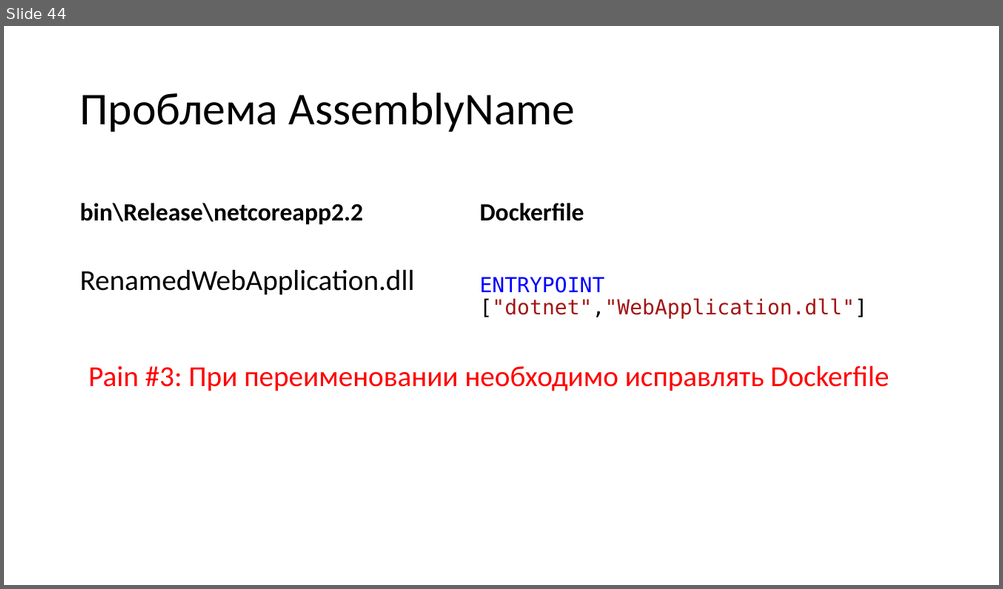
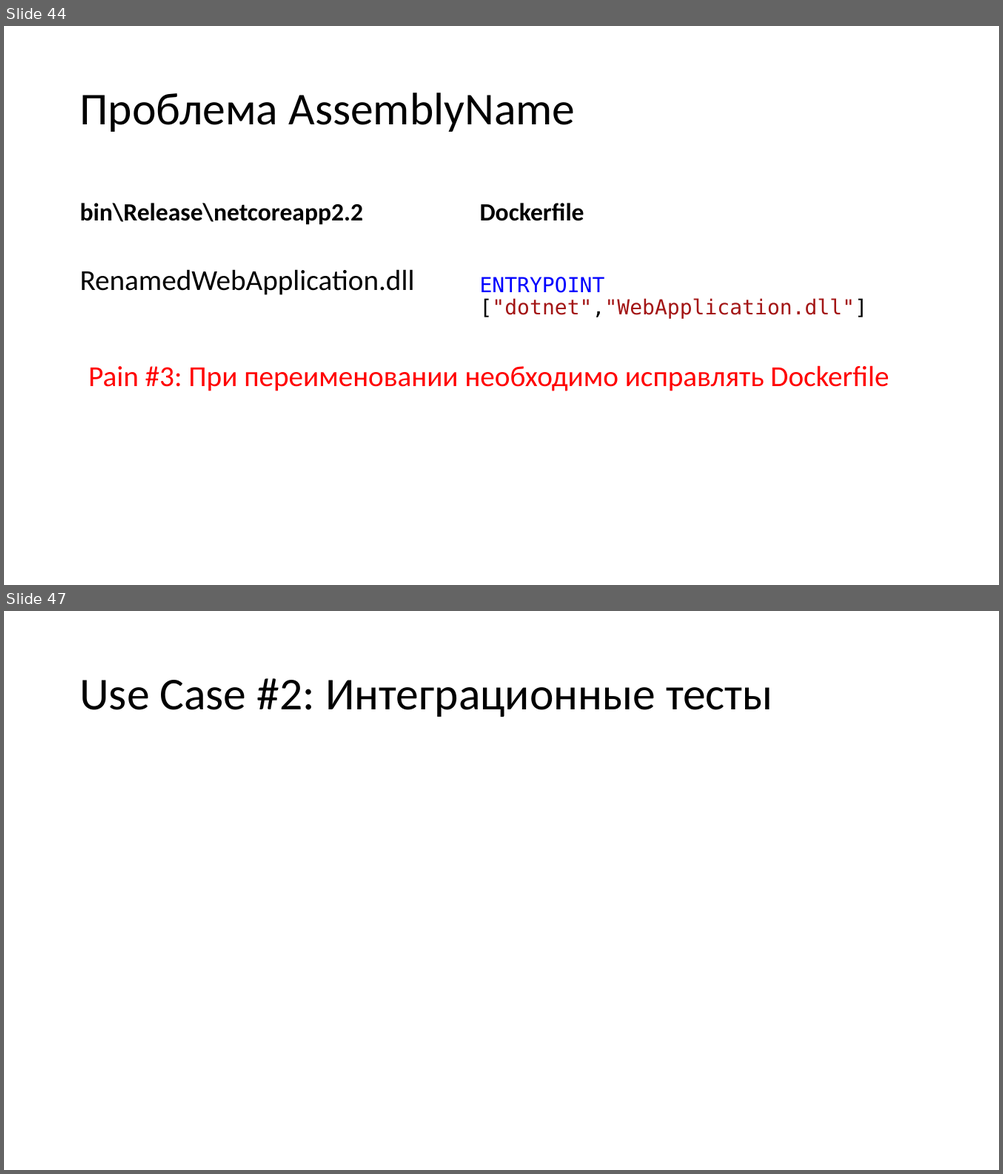
Before and after one commit to kugushev/presentations, a slide deck: 2019_VisualStudio-And-Docker/Presentation.pptx. Shown one above the other, each under a label of ours: slide 44 before the commit, slides 44 and 47 after it; the slides between them are not shown. The pictures are 1003x589 and 1003x1174 pixels, drawn with LibreOffice and Linux fonts; fonts in the diff are those of the drawing. Boxes give left, top, right and bottom in pixels: in the first picture for what was removed or moved away, otherwise in the second. Text is boxed around its words. In the diff, an @@ line names an element or a change of style, - is before the commit and + after.

```diff
--- a/2019_VisualStudio-And-Docker/Presentation.pptx
+++ b/2019_VisualStudio-And-Docker/Presentation.pptx
@@ slide 47 added at (x1=4, y1=611, x2=999, y2=1170), background #FFFFFF @@
@@ title added at (x1=79, y1=678, x2=773, y2=717), 44 pt, text #000000 @@
+Use Case #2: Интеграционные тесты
```
Also in this commit, not shown: 2 other slides added, 2 other files.
